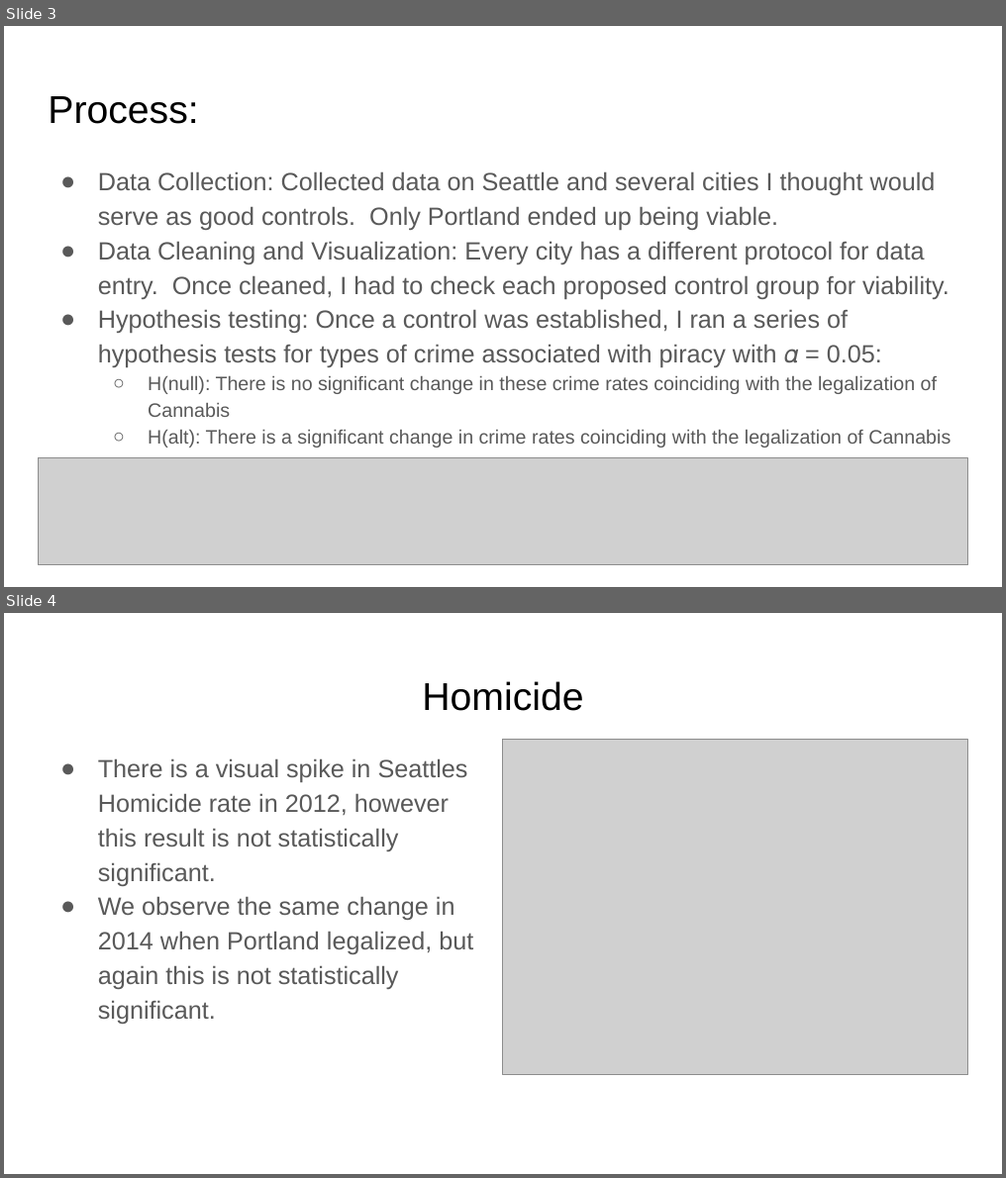
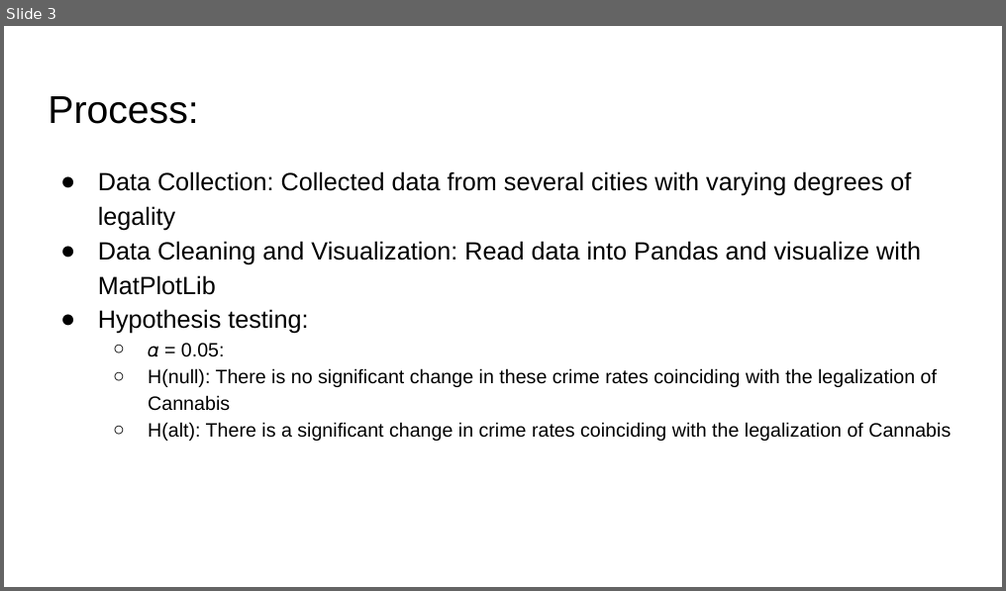
Before and after one commit to WhimsicalNose03/Cannabis-Cash-Crop-or-Crime-Boom-, a slide deck: Cannabis_ Cash Crop or Crime Boom_.pptx. Shown one above the other, each under a label of ours: slides 3 and 4 before the commit, slide 3 after it. The pictures are 1006x1178 and 1006x591 pixels, drawn with LibreOffice and Linux fonts; fonts in the diff are those of the drawing; grey boxes stand for pictures; background and template pictures are left out. Boxes give left, top, right and bottom in pixels: in the first picture for what was removed or moved away, otherwise in the second. Text is boxed around its words. In the diff, an @@ line names an element or a change of style, - is before the commit and + after.

```diff
--- a/Cannabis_ Cash Crop or Crime Boom_.pptx
+++ b/Cannabis_ Cash Crop or Crime Boom_.pptx
@@ slide 4 removed at (x1=4, y1=613, x2=1002, y2=1174), background #FFFFFF @@
@@ title removed at (x1=422, y1=681, x2=583, y2=711) @@
-Homicide
@@ text removed at (x1=98, y1=759, x2=473, y2=1024) @@
-● There is a visual spike in Seattles Homicide rate in 2012, however this result is not statistically significant.
-● We observe the same change in 2014 when Portland legalized, but again this is not statistically significant.
@@ picture removed at (x1=503, y1=740, x2=968, y2=1075) @@
@@ slide 3 changed as well @@
@@ text at (x1=98, y1=172, x2=921, y2=358): text changed; text colour #595959 to #000000 @@
-● Data Collection: Collected data on Seattle and several cities I thought would serve as good controls. Only Portland ended up being viable.
-● Data Cleaning and Visualization: Every city has a different protocol for data entry. Once cleaned, I had to check each proposed control group for viability.
-● Hypothesis testing: Once a control was established, I ran a series of hypothesis tests for types of crime associated with piracy with 𝛼 = 0.05:
+● Data Collection: Collected data from several cities with varying degrees of legality
+● Data Cleaning and Visualization: Read data into Pandas and visualize with MatPlotLib
+● Hypothesis testing:
+  ○ 𝛼 = 0.05:
@@ text at (x1=148, y1=369, x2=950, y2=441): text colour #595959 to #000000 in "H(null): There is no significant change in ...", "H(alt): There is a significant change in ..."; bullet colour #595959 to #000000 @@
@@ picture removed at (x1=38, y1=458, x2=968, y2=565) @@
```
Also in this commit, not shown: 2 other slides changed, 3 slides added, 4 other slides removed.
